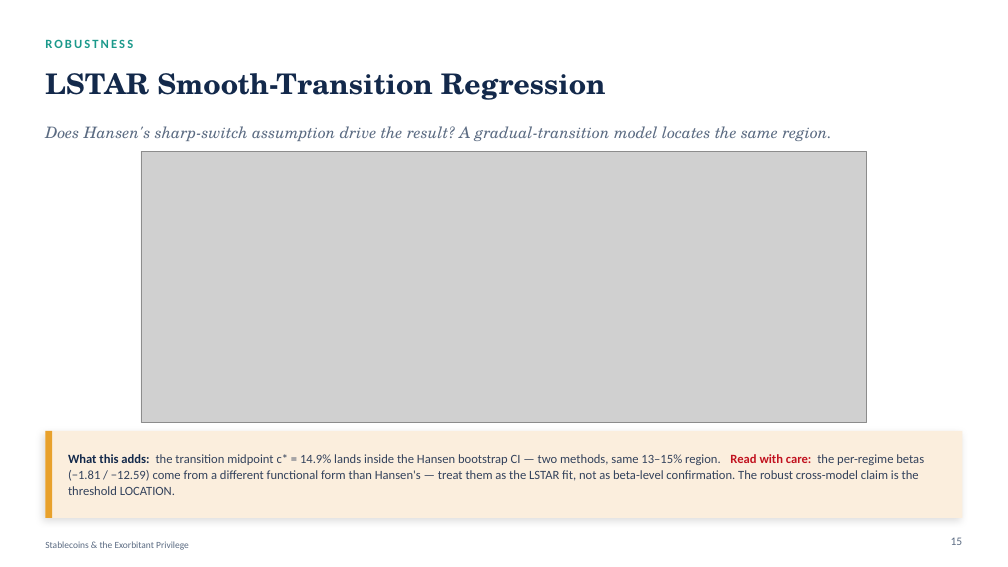
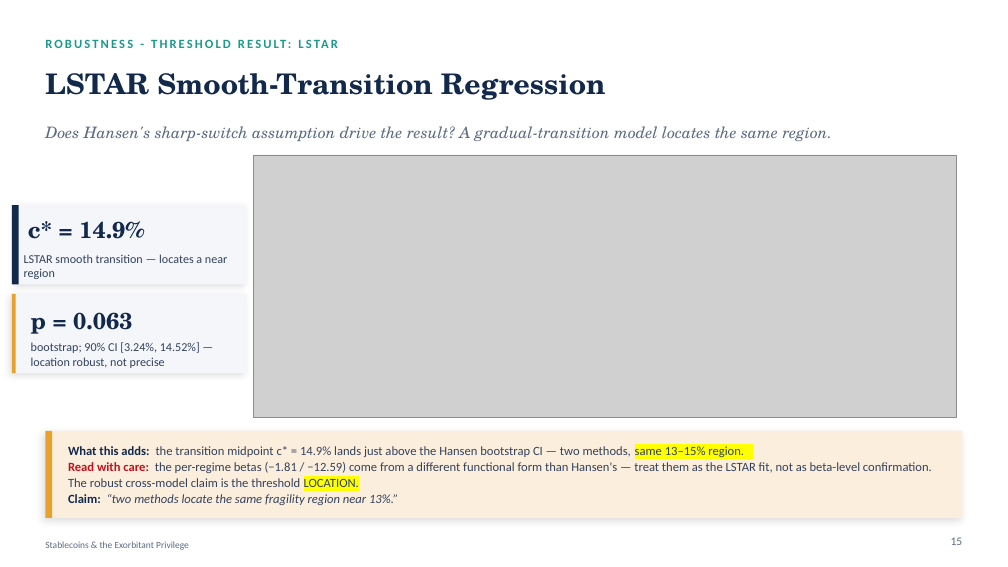
Before and after one commit to kimmireu0921/Stablecoins-and-the-Exorbitant-Privilege, a slide deck: slide 15 of presentations/0609_FINAL_merged_Stablecoin_Privilege.pptx. Drawn at 1008x567 pixels with LibreOffice and Linux fonts; fonts in the diff are those of the drawing; grey boxes stand for pictures. Boxes give left, top, right and bottom in pixels: in the first picture for what was removed or moved away, otherwise in the second. Text is boxed around its words. In the diff, an @@ line names an element or a change of style, - is before the commit and + after.

```diff
--- a/presentations/0609_FINAL_merged_Stablecoin_Privilege.pptx
+++ b/presentations/0609_FINAL_merged_Stablecoin_Privilege.pptx
@@ picture: place and size @@
-picture at (141,151,867,423)
+picture at (254,155,957,418)
@@ rectangle added at (12,205,19,284), fill #13294B @@
@@ rectangle added at (17,205,247,284), fill #F4F6FA @@
@@ text added at (28,221,144,239), 22 pt, text #13294B, bold @@
+c* = 14.9%
@@ text added at (24,254,227,279), 11.5 pt, text #33425C @@
+LSTAR smooth transition — locates a near region
@@ rectangle added at (12,294,247,374), fill #F4F6FA @@
@@ rectangle added at (12,294,16,374), fill #E8A12C @@
@@ text added at (31,312,132,334), 22 pt, text #13294B, bold @@
+p = 0.063
@@ text added at (31,342,200,368), 11.5 pt, text #33425C @@
+bootstrap; 90% CI [3.24%, 14.52%] — location robust, not precise
@@ text at (68,446,932,505): text changed @@
-What this adds: the transition midpoint c* = 14.9% lands inside the Hansen bootstrap CI — two methods, same 13–15% region. Read with care: the per-regime betas (−1.81 / −12.59) come from a different functional form than Hansen's — treat them as the LSTAR fit, not as beta-level confirmation. The robust cross-model claim is the threshold LOCATION.
+What this adds: the transition midpoint c* = 14.9% lands just above the Hansen bootstrap CI — two methods, same 13–15% region.
+Read with care: the per-regime betas (−1.81 / −12.59) come from a different functional form than Hansen's — treat them as the LSTAR fit, not as beta-level confirmation. The robust cross-model claim is the threshold LOCATION.
+Claim: “two methods locate the same fragility region near 13%.”
```
Also in this commit, not shown: 2 other slides changed.
